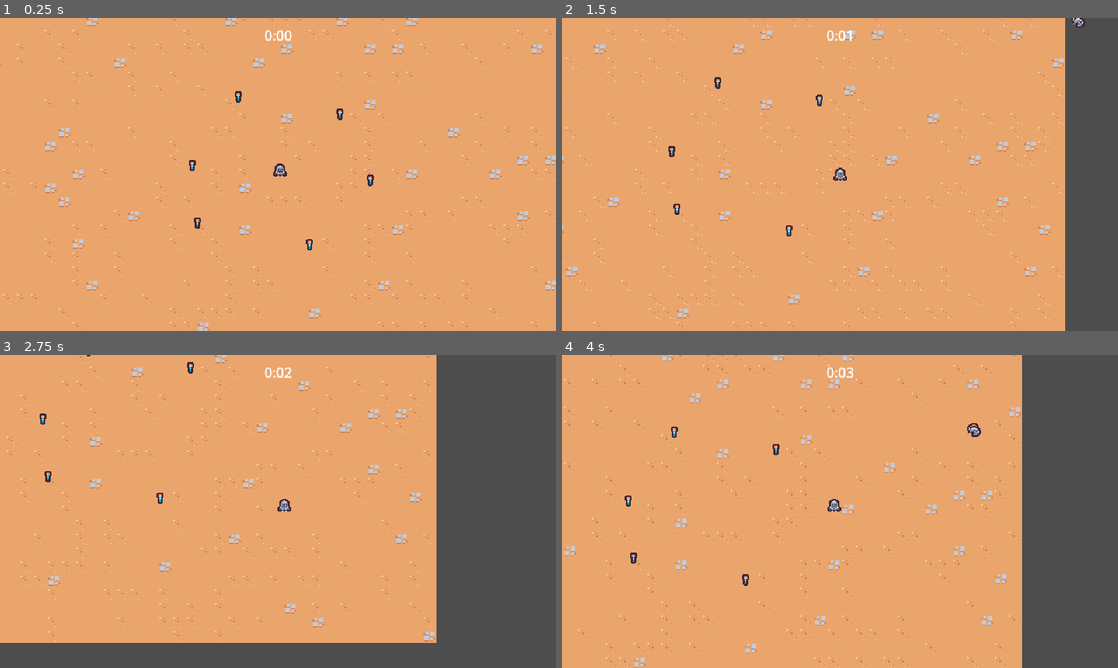
Above: before the commit, frames 1-4 (two rows, left to right).
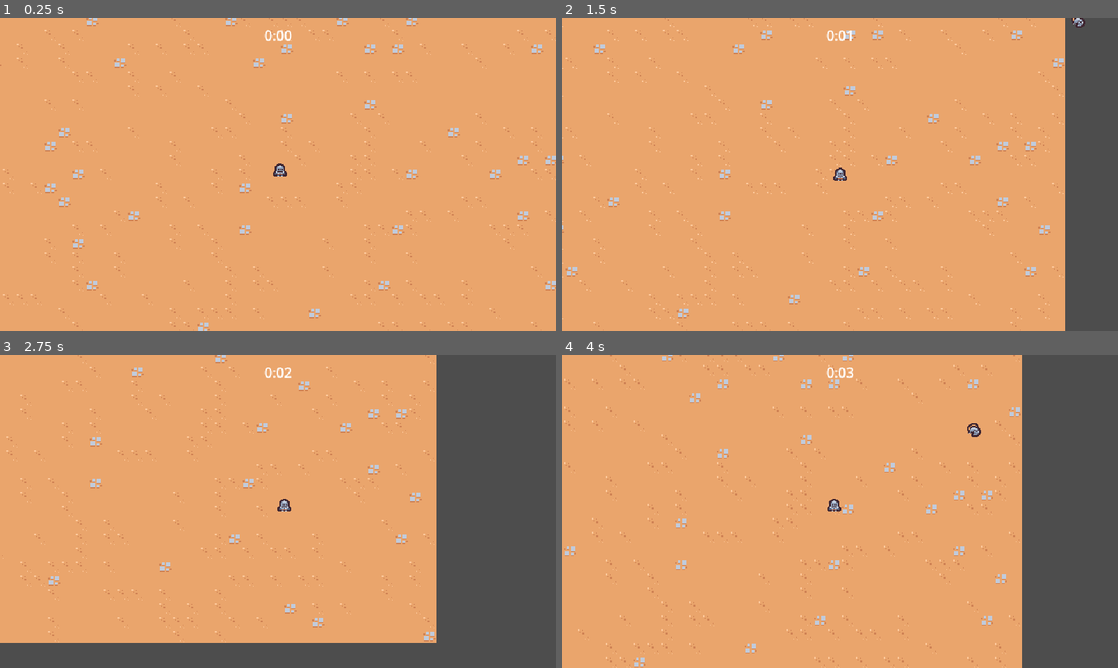
Above: after the commit, the same moments.

Repository: Ian-Ion/2d-survivors-course
Game: Godot game, scene res://scenes/main/main.tscn
Same seed, same stepped clock (60 frames per second), same inputs: the game is played once before the commit and once after it.
Inputs:
- Up to frame 1 (0.25 s): no input
- Up to frame 2 (1.5 s): hold D (move_right) 0.53-1.28 s; hold S (move_down) from 1.28 s (still down)
- Up to frame 3 (2.75 s): release S (move_down) at 2.03 s; hold D (move_right) from 2.03 s (still down)
- Up to frame 4 (4 s): release D (move_right) at 2.78 s; hold W (move_up) 2.78-3.53 s; hold A (move_left) from 3.53 s (still down)

The runs differ from the first frame. In frame 1, 0.2% of the frame differs, in the area x 34-68%, y 23-75%; in frame 2, 0.2%; in frame 3, 0.1%; in frame 4, 0.2%.

Commit message:
Create HealthComponent and attach to BasicEnemy

Diff:
--- /dev/null
+++ b/scenes/component/health_component.gd
@@ -0,0 +1,20 @@
+extends Node
+class_name HealthComponent
+
+signal died
+
+@export var max_health: float = 10
+var current_health
+
+func _ready():
+	current_health = max_health
+
+
+func damage(damage_amount: float):
+	current_health = max(current_health - damage_amount, 0)
+	Callable(check_death).call_deferred()
+
+func check_death():
+	if current_health == 0:
+		died.emit()
+		owner.queue_free()
--- /dev/null
+++ b/scenes/component/health_component.tscn
@@ -0,0 +1,6 @@
+[gd_scene load_steps=2 format=3 uid="uid://csvpsvcwmtu0s"]
+
+[ext_resource type="Script" path="res://scenes/component/health_component.gd" id="1_e0mim"]
+
+[node name="HealthComponent" type="Node"]
+script = ExtResource("1_e0mim")
--- /dev/null
+++ b/scenes/component/vial_drop_component.gd
@@ -0,0 +1,25 @@
+extends Node
+
+@export_range(0, 1) var drop_percent: float = .5
+@export var health_component: Node
+@export var vial_scene: PackedScene
+
+
+func _ready():
+	(health_component as HealthComponent).died.connect(on_died)
+
+
+func on_died():
+	if randf() > drop_percent:
+		return
+
+	if vial_scene == null:
+		return
+
+	if not owner is Node2D:
+		return
+
+	var spawn_position = (owner as Node2D).global_position
+	var vial_instance = vial_scene.instantiate() as Node2D
+	owner.get_parent().add_child(vial_instance)
+	vial_instance.global_position = spawn_position
--- /dev/null
+++ b/scenes/component/vial_drop_component.tscn
@@ -0,0 +1,8 @@
+[gd_scene load_steps=3 format=3 uid="uid://vgg80ew52dlk"]
+
+[ext_resource type="Script" path="res://scenes/component/vial_drop_component.gd" id="1_bjsbq"]
+[ext_resource type="PackedScene" uid="uid://b0ljg8up0ktbh" path="res://scenes/game_object/experience_vial/experience_vial.tscn" id="2_ric7f"]
+
+[node name="VialDropComponent" type="Node"]
+script = ExtResource("1_bjsbq")
+vial_scene = ExtResource("2_ric7f")
--- a/scenes/game_object/basic_enemy/basic_enemy.gd
+++ b/scenes/game_object/basic_enemy/basic_enemy.gd
@@ -1,6 +1,8 @@
 extends CharacterBody2D
 
 const MAX_SPEED = 40
+
+@onready var health_component: HealthComponent = $HealthComponent
 
 
 # Called when the node enters the scene tree for the first time.
@@ -23,4 +25,4 @@
 
 
 func on_area_entered(other_area: Area2D):
-	queue_free()
+	health_component.damage(100)
--- a/scenes/game_object/basic_enemy/basic_enemy.tscn
+++ b/scenes/game_object/basic_enemy/basic_enemy.tscn
@@ -1,7 +1,10 @@
-[gd_scene load_steps=5 format=3 uid="uid://bvx65m283ts2m"]
+[gd_scene load_steps=8 format=3 uid="uid://bvx65m283ts2m"]
 
 [ext_resource type="Texture2D" uid="uid://beei1g5yoqxoe" path="res://scenes/game_object/basic_enemy/basic_enemy.png" id="1_0n7p2"]
 [ext_resource type="Script" path="res://scenes/game_object/basic_enemy/basic_enemy.gd" id="1_05tkv"]
+[ext_resource type="PackedScene" uid="uid://csvpsvcwmtu0s" path="res://scenes/component/health_component.tscn" id="2_auhf2"]
+[ext_resource type="PackedScene" uid="uid://vgg80ew52dlk" path="res://scenes/component/vial_drop_component.tscn" id="3_suhtm"]
+[ext_resource type="PackedScene" uid="uid://b0ljg8up0ktbh" path="res://scenes/game_object/experience_vial/experience_vial.tscn" id="4_o88e8"]
 
 [sub_resource type="CircleShape2D" id="CircleShape2D_tfqdq"]
 radius = 12.0
@@ -14,6 +17,12 @@
 collision_mask = 9
 motion_mode = 1
 script = ExtResource("1_05tkv")
+
+[node name="HealthComponent" parent="." instance=ExtResource("2_auhf2")]
+
+[node name="VialDropComponent" parent="." node_paths=PackedStringArray("health_component") instance=ExtResource("3_suhtm")]
+health_component = NodePath("../HealthComponent")
+vial_scene = ExtResource("4_o88e8")
 
 [node name="Area2D" type="Area2D" parent="."]
 collision_layer = 0
--- a/scenes/main/main.tscn
+++ b/scenes/main/main.tscn
@@ -7,7 +7,6 @@
 [ext_resource type="PackedScene" uid="uid://vrhfp82ex7cn" path="res://scenes/game_object/player/player.tscn" id="1_ndkcf"]
 [ext_resource type="PackedScene" uid="uid://b2s2pr220lu1x" path="res://scenes/manager/arena_time_manager.tscn" id="2_40lpf"]
 [ext_resource type="PackedScene" uid="uid://cow5gj7jqj6fn" path="res://scenes/manager/experience_manager.tscn" id="4_m17n5"]
-[ext_resource type="PackedScene" uid="uid://b0ljg8up0ktbh" path="res://scenes/game_object/experience_vial/experience_vial.tscn" id="7_vuj8p"]
 
 [node name="Main" type="Node"]
 
@@ -30,21 +29,3 @@
 [node name="Player" parent="." instance=ExtResource("1_ndkcf")]
 position = Vector2(368, 283)
 collision_layer = 0
-
-[node name="ExperienceVial" parent="." instance=ExtResource("7_vuj8p")]
-position = Vector2(267, 270)
-
-[node name="ExperienceVial2" parent="." instance=ExtResource("7_vuj8p")]
-position = Vector2(273, 336)
-
-[node name="ExperienceVial3" parent="." instance=ExtResource("7_vuj8p")]
-position = Vector2(320, 191)
-
-[node name="ExperienceVial4" parent="." instance=ExtResource("7_vuj8p")]
-position = Vector2(437, 211)
-
-[node name="ExperienceVial5" parent="." instance=ExtResource("7_vuj8p")]
-position = Vector2(472, 287)
-
-[node name="ExperienceVial6" parent="." instance=ExtResource("7_vuj8p")]
-position = Vector2(402, 361)
Not shown: 1 places in scenes/main/main.tscn that only renumber resources
